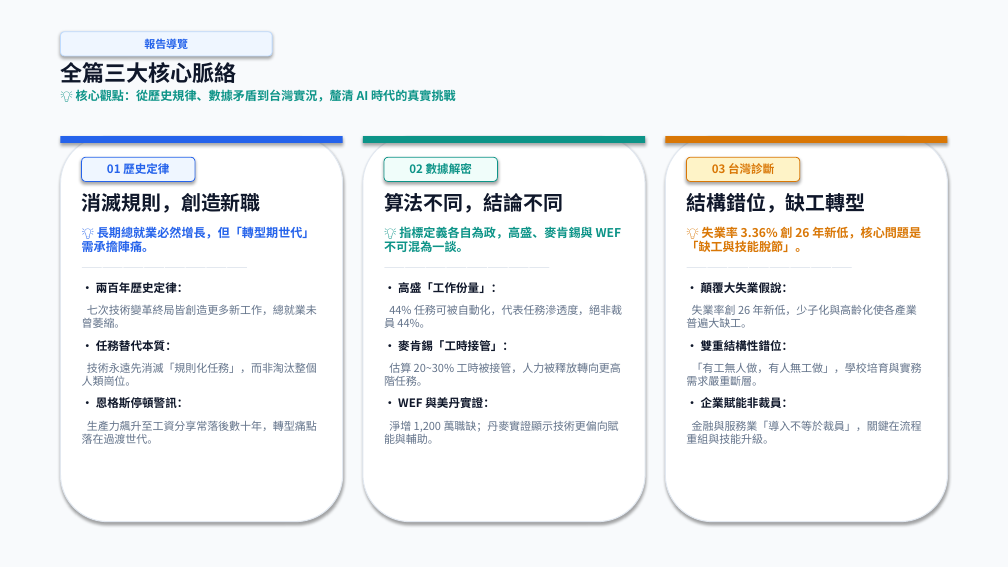
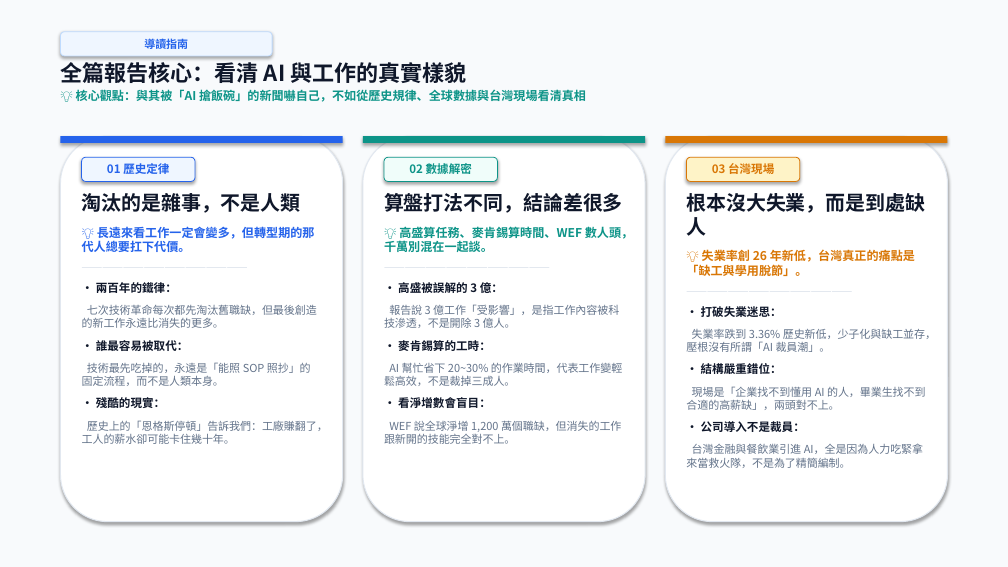
Before and after one commit to ZoeChengYu/2026F_information_and_life, a slide deck: slide 2 of 期中報告_ver.Gemini.1.0.1.pptx. Drawn at 1008x567 pixels with LibreOffice and Linux fonts; fonts in the diff are those of the drawing. Boxes give left, top, right and bottom in pixels: in the first picture for what was removed or moved away, otherwise in the second. Text is boxed around its words. In the diff, an @@ line names an element or a change of style, - is before the commit and + after.

```diff
--- a/期中報告_ver.Gemini.1.0.1.pptx
+++ b/期中報告_ver.Gemini.1.0.1.pptx
@@ text at (60,58,586,102): text changed @@
-全篇三大核心脈絡
-💡 核心觀點：從歷史規律、數據矛盾到台灣實況，釐清 AI 時代的真實挑戰
+全篇報告核心：看清 AI 與工作的真實樣貌
+💡 核心觀點：與其被「AI 搶飯碗」的新聞嚇自己，不如從歷史規律、全球數據與台灣現場看清真相
@@ text in rounded rectangle at (144,36,188,51): text changed @@
-報告導覽
+導讀指南
@@ text in rounded rectangle at (712,163,774,174): text changed @@
-03 台灣診斷
+03 台灣現場
@@ text at (82,193,315,252): text changed @@
-消滅規則，創造新職
-💡 長期總就業必然增長，但「轉型期世代」需承擔陣痛。
+淘汰的是雜事，不是人類
+💡 長遠來看工作一定會變多，但轉型期的那代人總要扛下代價。
@@ text at (384,193,633,252): text changed @@
-算法不同，結論不同
-💡 指標定義各自為政，高盛、麥肯錫與 WEF 不可混為一談。
+算盤打法不同，結論差很多
+💡 高盛算任務、麥肯錫算時間、WEF 數人頭，千萬別混在一起談。
@@ text at (686,193,925,276): text changed @@
-結構錯位，缺工轉型
-💡 失業率 3.36% 創 26 年新低，核心問題是「缺工與技能脫節」。
+根本沒大失業，而是到處缺人
+💡 失業率創 26 年新低，台灣真正的痛點是「缺工與學用脫節」。
@@ text at (82,282,328,444): text changed @@
-• 兩百年歷史定律：
-七次技術變革終局皆創造更多新工作，總就業未曾萎縮。
-• 任務替代本質：
-技術永遠先消滅「規則化任務」，而非淘汰整個人類崗位。
-• 恩格斯停頓警訊：
-生產力飆升至工資分享常落後數十年，轉型痛點落在過渡世代。
+• 兩百年的鐵律：
+七次技術革命每次都先淘汰舊職缺，但最後創造的新工作永遠比消失的更多。
+• 誰最容易被取代：
+技術最先吃掉的，永遠是「能照 SOP 照抄」的固定流程，而不是人類本身。
+• 殘酷的現實：
+歷史上的「恩格斯停頓」告訴我們：工廠賺翻了，工人的薪水卻可能卡住幾十年。
@@ text at (384,280,622,444): text changed @@
-• 高盛「工作份量」：
-44% 任務可被自動化，代表任務滲透度，絕非裁員 44%。
-• 麥肯錫「工時接管」：
-估算 20~30% 工時被接管，人力被釋放轉向更高階任務。
-• WEF 與美丹實證：
-淨增 1,200 萬職缺；丹麥實證顯示技術更偏向賦能與輔助。
+• 高盛被誤解的 3 億：
+報告說 3 億工作「受影響」，是指工作內容被科技滲透，不是開除 3 億人。
+• 麥肯錫算的工時：
+AI 幫忙省下 20~30% 的作業時間，代表工作變輕鬆高效，不是裁掉三成人。
+• 看淨增數會盲目：
+WEF 說全球淨增 1,200 萬個職缺，但消失的工作跟新開的技能完全對不上。
@@ text at (686,329,936,468): text changed @@
-• 顛覆大失業假說：
-失業率創 26 年新低，少子化與高齡化使各產業普遍大缺工。
-• 雙重結構性錯位：
-「有工無人做，有人無工做」，學校培育與實務需求嚴重斷層。
-• 企業賦能非裁員：
-金融與服務業「導入不等於裁員」，關鍵在流程重組與技能升級。
+• 打破失業迷思：
+失業率跌到 3.36% 歷史新低，少子化與缺工並存，壓根沒有所謂「AI 裁員潮」。
+• 結構嚴重錯位：
+現場是「企業找不到懂用 AI 的人，畢業生找不到合適的高薪缺」，兩頭對不上。
+• 公司導入不是裁員：
+台灣金融與餐飲業引進 AI，全是因為人力吃緊拿來當救火隊，不是為了精簡編制。
```
Also in this commit, not shown: 14 other slides changed, 1 other file.
